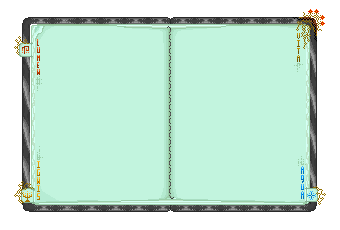
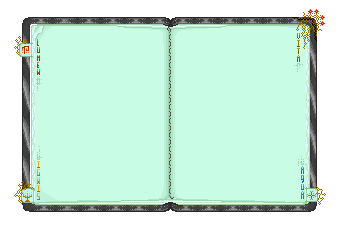
Layered file, before and after one edit (340px x 230px). Changes by layer:
pixels changed over [30, 17, 310, 212] (layer not identified)
